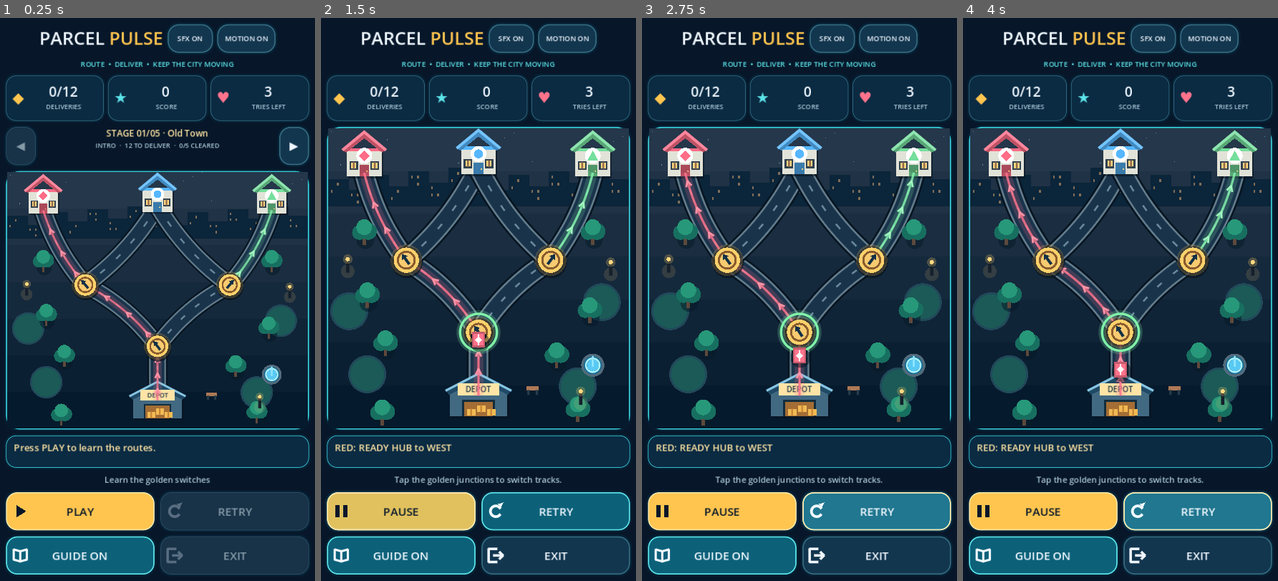
Above: before the commit, frames 1-4 (left to right).
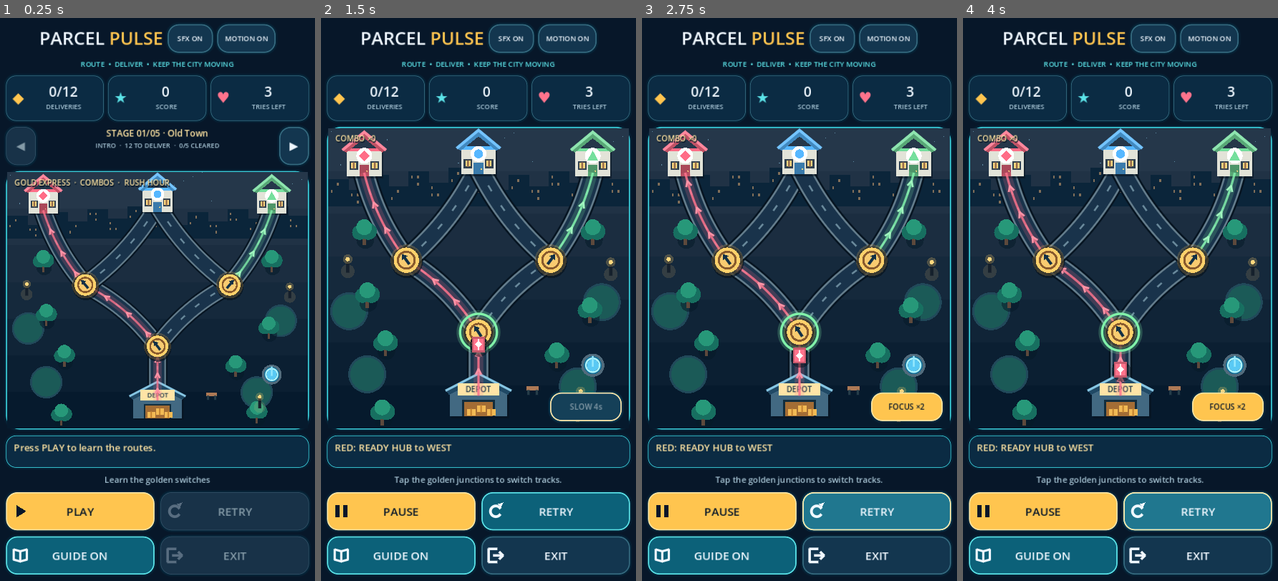
Above: after the commit, the same moments.

Repository: gauravprajapat-23/Parcel-pulse
Game: Godot game, scene res://scenes/game_screen.tscn
Two runs of this game, one before a commit and one after it. Both use one fixed random seed, a clock stepped at 60 frames per second and the inputs below.
Inputs (mouse positions are in pixels of both pictures, inside the frame that each line leads up to):
- Up to frame 1 (0.25 s): no input
- Up to frame 2 (1.5 s): click "PLAY" at 0.5 s; click (585, 406) at 1.25 s, where only the run after the commit has a clickable "FOCUS ×2"
- Up to frame 3 (2.75 s): click "RETRY" at 2 s
- Up to frame 4 (4 s): click "RETRY" at 2.75 s; click "RETRY" at 3.5 s

The runs differ from the first frame. In frame 1, 0.4% of the frame differs, in the area x 4-55%, y 28-31%; in frame 2, 4.3%, in the area x 1-96%, y 20-92%; in frame 3, 1.2%; in frame 4, 1.2%.

Commit message:
feat(ui): add Arcade HUD, Focus boost, glowing Express carts and variable reward effects

Diff:
--- a/scripts/ui/board_view.gd
+++ b/scripts/ui/board_view.gd
@@ -13,6 +13,8 @@
 var dynamic_layer: CityBoardOverlay
 var juice_layer: GameJuice
 var reduced_motion: bool = false
+var arcade_banner: Label
+var focus_button: Button
 
 
 func bind_controller(value: ShiftController) -> void:
@@ -35,6 +37,7 @@
 	if dynamic_layer != null:
 		dynamic_layer.controller = controller
 		dynamic_layer.queue_redraw()
+	_update_arcade_controls()
 
 
 func set_guide_focus(node_id: String, needs_action: bool) -> void:
@@ -75,10 +78,84 @@
 	juice_layer.mouse_filter = Control.MOUSE_FILTER_IGNORE
 	add_child(juice_layer)
 	_stretch_layer(juice_layer)
+	_build_arcade_controls()
 	resized.connect(_on_board_resized)
 	# A PanelContainer can finish its size negotiation after _ready().
 	# Final synchronization also covers first launch and device resizes.
 	call_deferred("_on_board_resized")
+
+
+func _build_arcade_controls() -> void:
+	# Compact, non-scrolling controls sit over quiet parts of the board:
+	# the skyline and lower-right pavement, away from the route switches.
+	arcade_banner = Label.new()
+	arcade_banner.name = "ArcadeBanner"
+	arcade_banner.mouse_filter = Control.MOUSE_FILTER_IGNORE
+	ParcelTheme.label_style(arcade_banner, 13, ParcelTheme.GOLD_LIGHT)
+	arcade_banner.add_theme_color_override("font_shadow_color", Color("#071729"))
+	arcade_banner.add_theme_constant_override("shadow_offset_x", 1)
+	arcade_banner.add_theme_constant_override("shadow_offset_y", 2)
+	arcade_banner.text = "EXPRESS  ·  COMBOS  ·  RUSH HOUR"
+	add_child(arcade_banner)
+
+	focus_button = Button.new()
+	focus_button.name = "FocusButton"
+	focus_button.custom_minimum_size = Vector2(116, 48)
+	ParcelTheme.style_button(focus_button, "gold")
+	focus_button.add_theme_font_size_override("font_size", 13)
+	focus_button.tooltip_text = "Slow time for four seconds (two charges per shift)"
+	focus_button.text = "FOCUS ×2"
+	focus_button.pressed.connect(_on_focus_pressed)
+	add_child(focus_button)
+	_update_arcade_controls()
+
+
+func _on_focus_pressed() -> void:
+	if controller != null and controller.activate_focus():
+		_update_arcade_controls()
+		if dynamic_layer != null:
+			dynamic_layer.queue_redraw()
+
+
+func _update_arcade_controls() -> void:
+	if arcade_banner == null or focus_button == null or controller == null:
+		return
+	var is_arcade: bool = controller.arcade_mode
+	var is_live: bool = controller.phase == ShiftController.Phase.RUNNING
+	var is_paused: bool = controller.phase == ShiftController.Phase.PAUSED
+	arcade_banner.visible = is_arcade and (
+		is_live or is_paused or controller.phase == ShiftController.Phase.READY
+	)
+	focus_button.visible = is_arcade and (is_live or is_paused)
+	if not is_arcade:
+		return
+	var message: String = "GOLD EXPRESS  ·  COMBOS  ·  RUSH HOUR"
+	if is_live or is_paused:
+		message = "COMBO ×%d" % controller.combo
+		if controller.rush_remaining > 0.0:
+			message += "  ·  RUSH %ds" % ceili(controller.rush_remaining)
+		elif controller.combo >= 3:
+			message += "  ·  STREAK BONUS!"
+	arcade_banner.text = message
+	if controller.focus_remaining > 0.0:
+		focus_button.text = "SLOW %ds" % ceili(controller.focus_remaining)
+	else:
+		focus_button.text = "FOCUS ×%d" % controller.focus_charges
+	focus_button.disabled = not is_live or controller.focus_charges <= 0 or controller.focus_remaining > 0.0
+
+
+func _layout_arcade_controls() -> void:
+	if arcade_banner == null or focus_button == null:
+		return
+	var small: bool = size.x < 320.0
+	arcade_banner.position = Vector2(12, 8)
+	arcade_banner.size = Vector2(maxf(0.0, size.x - 24.0), 24.0)
+	arcade_banner.add_theme_font_size_override("font_size", 11 if small else 13)
+	focus_button.size = Vector2(108.0 if small else 120.0, 48.0)
+	focus_button.position = Vector2(
+		maxf(8.0, size.x - focus_button.size.x - 12.0),
+		maxf(8.0, size.y - focus_button.size.y - 12.0)
+	)
 
 
 func _stretch_layer(layer: Control) -> void:
@@ -119,12 +196,14 @@
 		if layer != null:
 			_stretch_layer(layer)
 			layer.queue_redraw()
+	_layout_arcade_controls()
 
 
 func _process(delta: float) -> void:
 	if controller != null and controller.phase == ShiftController.Phase.RUNNING:
 		if dynamic_layer != null:
 			dynamic_layer.advance_visual(delta)
+	_update_arcade_controls()
 
 
 func _on_junction_changed(node_id: String, _target: String) -> void:
@@ -138,6 +217,7 @@
 func _on_phase_changed(_phase: int) -> void:
 	if dynamic_layer != null:
 		dynamic_layer.queue_redraw()
+	_update_arcade_controls()
 
 
 func _point(node_id: String) -> Vector2:
@@ -154,9 +234,12 @@
 	)
 
 
-func show_delivery_feedback(parcel: DeliveryParcel, matched: bool) -> void:
-	if juice_layer != null:
-		juice_layer.show_delivery(parcel, matched)
+func show_delivery_feedback(
+		parcel: DeliveryParcel, matched: bool,
+		points: int = ShiftController.SCORE_PER_DELIVERY
+	) -> void:
+	if juice_layer != null:
+		juice_layer.show_delivery(parcel, matched, points)
 
 
 func clear_feedback() -> void:
--- a/scripts/ui/city_board_overlay.gd
+++ b/scripts/ui/city_board_overlay.gd
@@ -129,7 +129,7 @@
 		var tint: Color = _route_color(to_id)
 		var road := CityBoardGeometry.route_polyline(str(from_id), to_id, size, 20, controller.board)
 		var aura: Color = tint
-		aura.a = 0.18
+		aura.a = 0.27 if controller.arcade_mode and controller.rush_remaining > 0.0 else 0.18
 		draw_polyline(road, aura, 17.0 * s, true)
 		var line_color: Color = tint
 		line_color.a = 0.78 + 0.08 * sin(route_flow_phase * TAU)
@@ -203,7 +203,25 @@
 		var direction: Vector2 = CityBoardGeometry.route_tangent(
 			parcel.current_node, parcel.next_node, parcel.progress, size, controller.board
 		)
+		if parcel.is_express:
+			_draw_express_aura(at, parcel, _scale())
 		_draw_cart(at, direction, parcel.destination, _scale())
+
+
+func _draw_express_aura(center: Vector2, parcel: DeliveryParcel, s: float) -> void:
+	var golden: Color = Color("#FFE69B")
+	if not reduced_motion:
+		golden.a = 0.80 + sin(route_flow_phase * TAU * 3.0) * 0.18
+	draw_circle(center, 25.0 * s, Color("#FFB840", 0.16), true)
+	draw_arc(center, 24.0 * s, 0.0, TAU, 32, golden, 3.0 * s, true)
+	var remaining_fraction: float = clampf(
+		parcel.express_time_left / ShiftController.EXPRESS_DEADLINE, 0.0, 1.0
+	)
+	var timer_color: Color = Color("#FFE27F") if remaining_fraction > 0.0 else Color("#A6B9C2")
+	draw_arc(
+		center, 29.0 * s, -PI * 0.5,
+		-PI * 0.5 + TAU * remaining_fraction, 32, timer_color, 3.0 * s, true
+	)
 
 
 func _draw_cart(center: Vector2, direction: Vector2, target: String, s: float) -> void:
--- a/scripts/ui/game_juice.gd
+++ b/scripts/ui/game_juice.gd
@@ -29,13 +29,19 @@
 		_append_effect("tap", node_id)
 
 
-func show_delivery(parcel: DeliveryParcel, matched: bool) -> void:
+func show_delivery(
+		parcel: DeliveryParcel, matched: bool,
+		points: int = ShiftController.SCORE_PER_DELIVERY
+	) -> void:
 	if parcel == null:
 		return
 	var node_id: String = parcel.current_node
 	if board == null or not board.has_node(node_id):
 		node_id = "depot"
 	_append_effect("success" if matched else "miss", node_id)
+	if not effects.is_empty():
+		effects[effects.size() - 1]["points"] = points
+		effects[effects.size() - 1]["express"] = parcel.is_express and matched and points > 100
 
 
 func clear_effects() -> void:
@@ -93,9 +99,16 @@
 			ring.a = fade * 0.75
 			draw_arc(anchor, radius, 0.0, TAU, 32, ring, 3.5 * scale_factor, true)
 			continue
-		var tint: Color = SUCCESS_COLOR if kind == "success" else MISTAKE_COLOR
+		var is_express: bool = bool(effect.get("express", false))
+		var tint: Color = (
+			Color("#FFE58B") if is_express else SUCCESS_COLOR
+		) if kind == "success" else MISTAKE_COLOR
 		tint.a = fade
-		var label: String = "+100" if kind == "success" else "MISROUTE!"
+		var label: String = "MISROUTE!"
+		if kind == "success":
+			label = "+%d" % int(effect.get("points", 100))
+			if is_express:
+				label = "EXPRESS " + label
 		var rise: float = 0.0 if reduced_motion else fraction * 33.0
 		var position: Vector2 = anchor + Vector2(0.0, (-35.0 - rise) * scale_factor)
 		var font_size: int = maxi(14, roundi((22.0 if kind == "success" else 16.0) * scale_factor))
--- a/scripts/ui/game_screen.gd
+++ b/scripts/ui/game_screen.gd
@@ -50,6 +50,9 @@
 
 
 func _ready() -> void:
+	# Existing controller-only tests use Classic scoring. Live gameplay gets
+	# the richer Arcade layer, without changing level unlock requirements.
+	controller.arcade_mode = true
 	_build_interface()
 	progress_profile = ProgressStore.load_profile(progress_save_path)
 	# Returning players see the first unlocked uncleared level instead of
@@ -534,10 +537,16 @@
 
 
 func _on_delivery_scored(parcel: DeliveryParcel, matched: bool) -> void:
-	board_view.show_delivery_feedback(parcel, matched)
+	board_view.show_delivery_feedback(parcel, matched, controller.last_delivery_points)
 	sfx_player.play_event("success" if matched else "mistake")
 	if matched:
-		hint_label.text = "Delivered! +%d points." % ShiftController.SCORE_PER_DELIVERY
+		hint_label.text = "Delivered! +%d points." % controller.last_delivery_points
+		if controller.arcade_mode and parcel.is_express:
+			hint_label.text = "GOLD EXPRESS! +%d points." % controller.last_delivery_points
+		elif controller.arcade_mode and controller.combo >= 3:
+			hint_label.text = "COMBO ×%d! +%d points." % [
+				controller.combo, controller.last_delivery_points
+			]
 		if _score_tween != null and _score_tween.is_running():
 			_score_tween.kill()
 		score_label.modulate = ParcelTheme.GOLD_LIGHT
